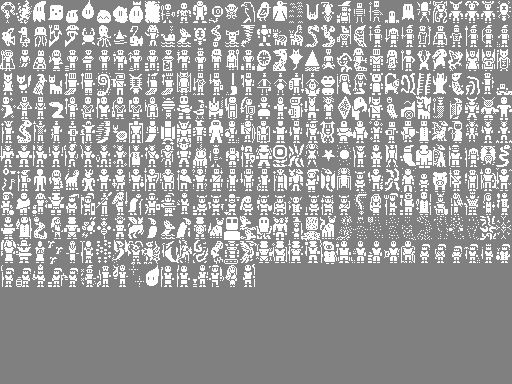
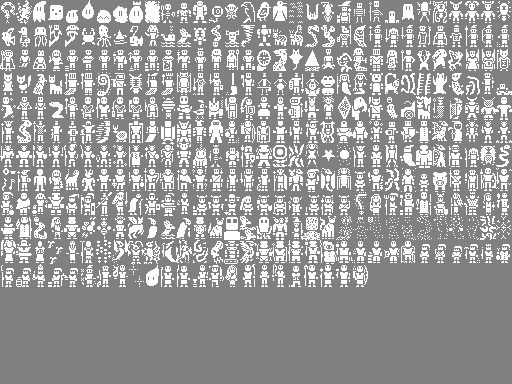
Layers edited between the first and the second 512px x 384px image:
painted on "creature_sprites.png" over [260, 264, 368, 287]
